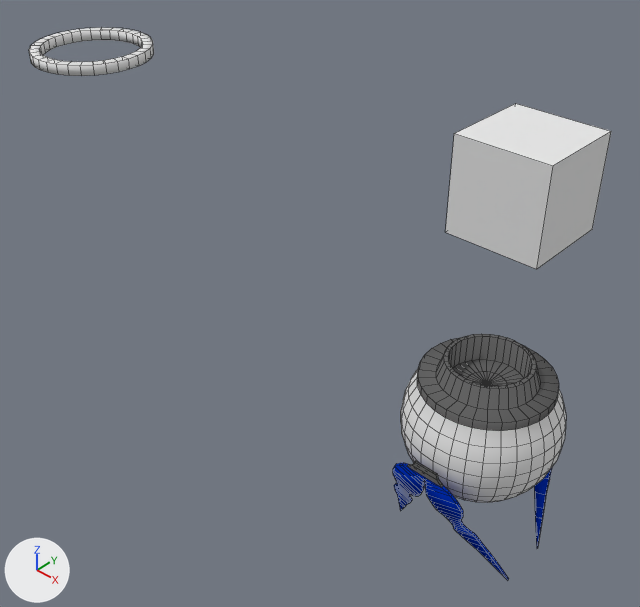
An edit to the Blender file Blender/Main.blend, drawn before and after from the same camera.
Both versions are drawn from a 50 mm camera at (7.38, -7.45, 7.23) aimed at (-1.6, 2.2, -1.52). Every picture has the same lights, and +X, +Y and +Z are marked at lower left. Mesh edges are drawn as thin lines.

Objects in the first picture: 'eye', 'inverted cube', 'tunnel circle'.
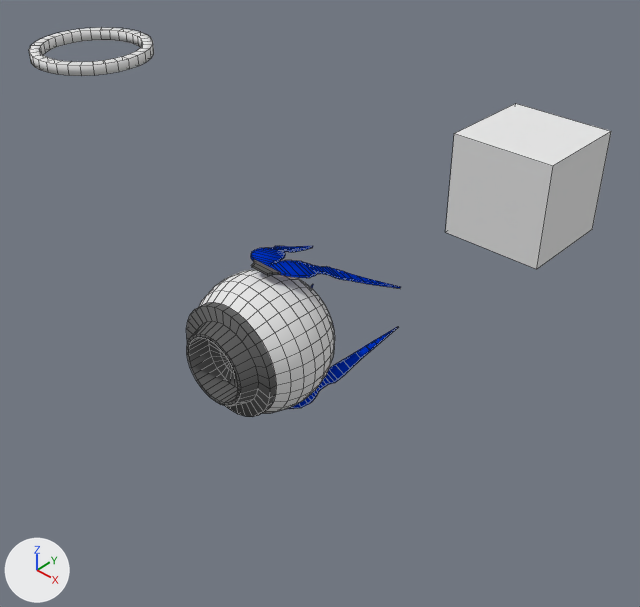
Boxes (x1, y1, x2, y2) around the edits, measured in the pictures (640 x 607 px):
'eye', moved, turned: before (393, 334, 566, 580); after (186, 246, 401, 417)

Edits to the bpy script that builds the scene:
```text
Change ob_eye:
    ob_eye.location: (3.17, 0.0, 0.0) -> (0.0, -0.69, -0.01)
    ob_eye.rotation_euler: (0.0, 0.0, 0.0) -> (1.571, 0.0, 0.0)  # degrees (0, 0, 0) -> degrees (90, 0, 0)
```
